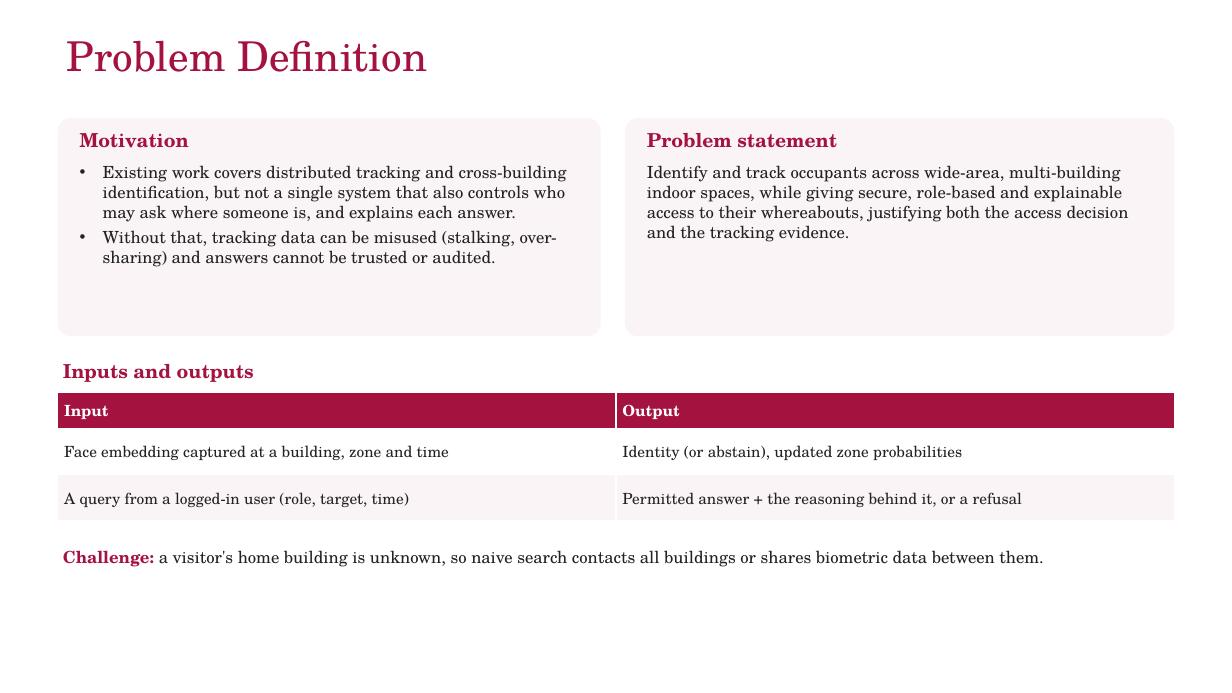
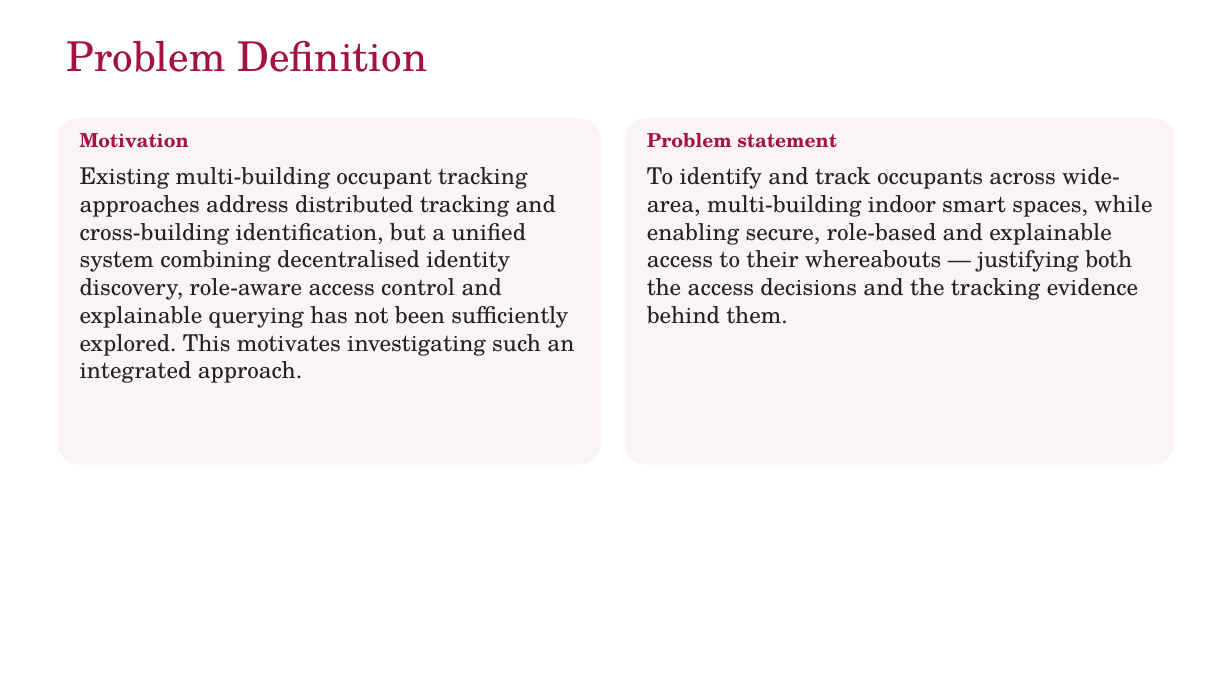
Before and after one commit to yadhu-vipin/Occupant_Tracking_v2, a slide deck: slide 4 of final_review/S7_Final_Review_Group_C3.pptx. Drawn at 1232x693 pixels with LibreOffice and Linux fonts; fonts in the diff are those of the drawing; background and template pictures are left out. Boxes give left, top, right and bottom in pixels: in the first picture for what was removed or moved away, otherwise in the second. Text is boxed around its words. In the diff, an @@ line names an element or a change of style, - is before the commit and + after.

Commit message:
docs: deck slides 3-9 reworded (sensor-neutral introduction, problem definition and objectives, research gap without values, RBAC wording); diagrams say sensor event

```diff
--- a/final_review/S7_Final_Review_Group_C3.pptx
+++ b/final_review/S7_Final_Review_Group_C3.pptx
@@ rounded rectangle resized from (x1=57, y1=118, x2=601, y2=336) to (x1=57, y1=118, x2=601, y2=465) @@
@@ rounded rectangle resized from (x1=625, y1=118, x2=1174, y2=336) to (x1=625, y1=118, x2=1174, y2=465) @@
@@ text at (x1=80, y1=167, x2=574, y2=383): text changed; size 13 to 18 pt @@
-• Existing work covers distributed tracking and cross-building identification, but not a single system that also controls who may ask where someone is, and explains each answer.
-• Without that, tracking data can be misused (stalking, over-sharing) and answers cannot be trusted or audited.
+Existing multi-building occupant tracking approaches address distributed tracking and cross-building identification, but a unified system combining decentralised identity discovery, role-aware access control and explainable querying has not been sufficiently explored. This motivates investigating such an integrated approach.
@@ text at (x1=647, y1=167, x2=1152, y2=324): text changed; size 13 to 18 pt @@
-Identify and track occupants across wide-area, multi-building indoor spaces, while giving secure, role-based and explainable access to their whereabouts, justifying both the access decision and the tracking evidence.
+To identify and track occupants across wide-area, multi-building indoor smart spaces, while enabling secure, role-based and explainable access to their whereabouts — justifying both the access decisions and the tracking evidence behind them.
@@ text removed at (x1=63, y1=364, x2=254, y2=382) @@
-Inputs and outputs
@@ table removed at (x1=57, y1=393, x2=1174, y2=521), 3 rows, 2 columns @@
-Input | Output
-Face embedding captured at a building, zone and time | Identity (or abstain), updated zone probabilities
-A query from a logged-in user (role, target, time) | Permitted answer + the reasoning behind it, or a refusal
@@ text removed at (x1=63, y1=550, x2=1043, y2=567) @@
-Challenge: a visitor's home building is unknown, so naive search contacts all buildings or shares biometric data between them.
```
Also in this commit, not shown: 4 other slides changed, 4 other files.
